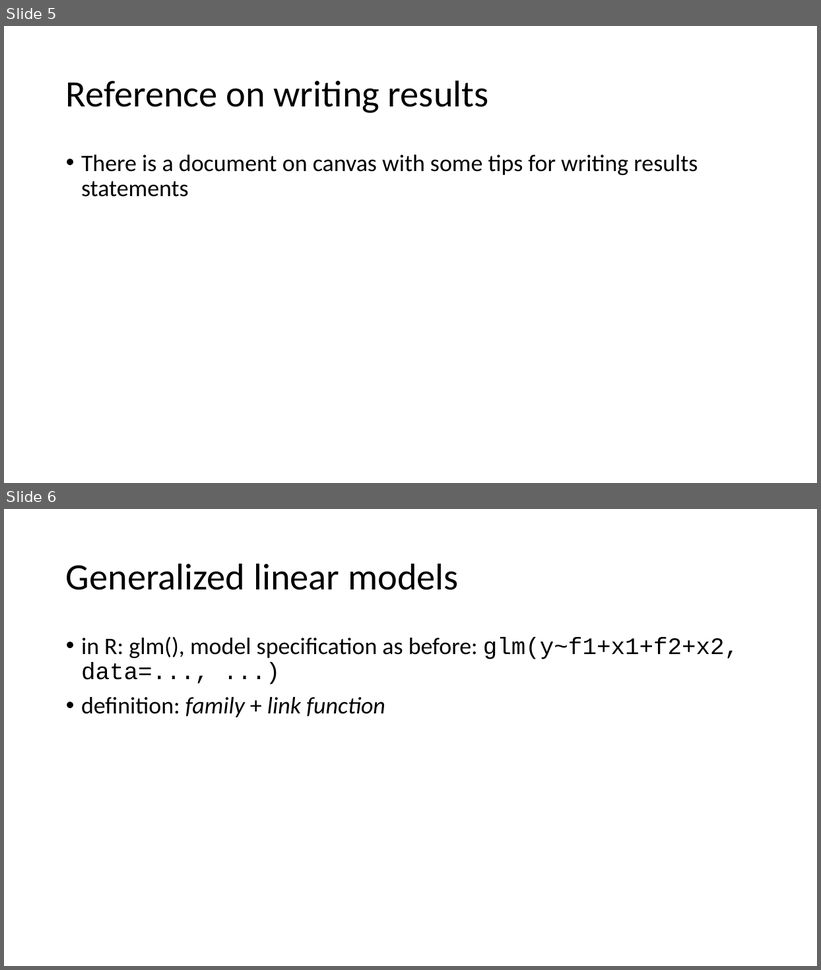
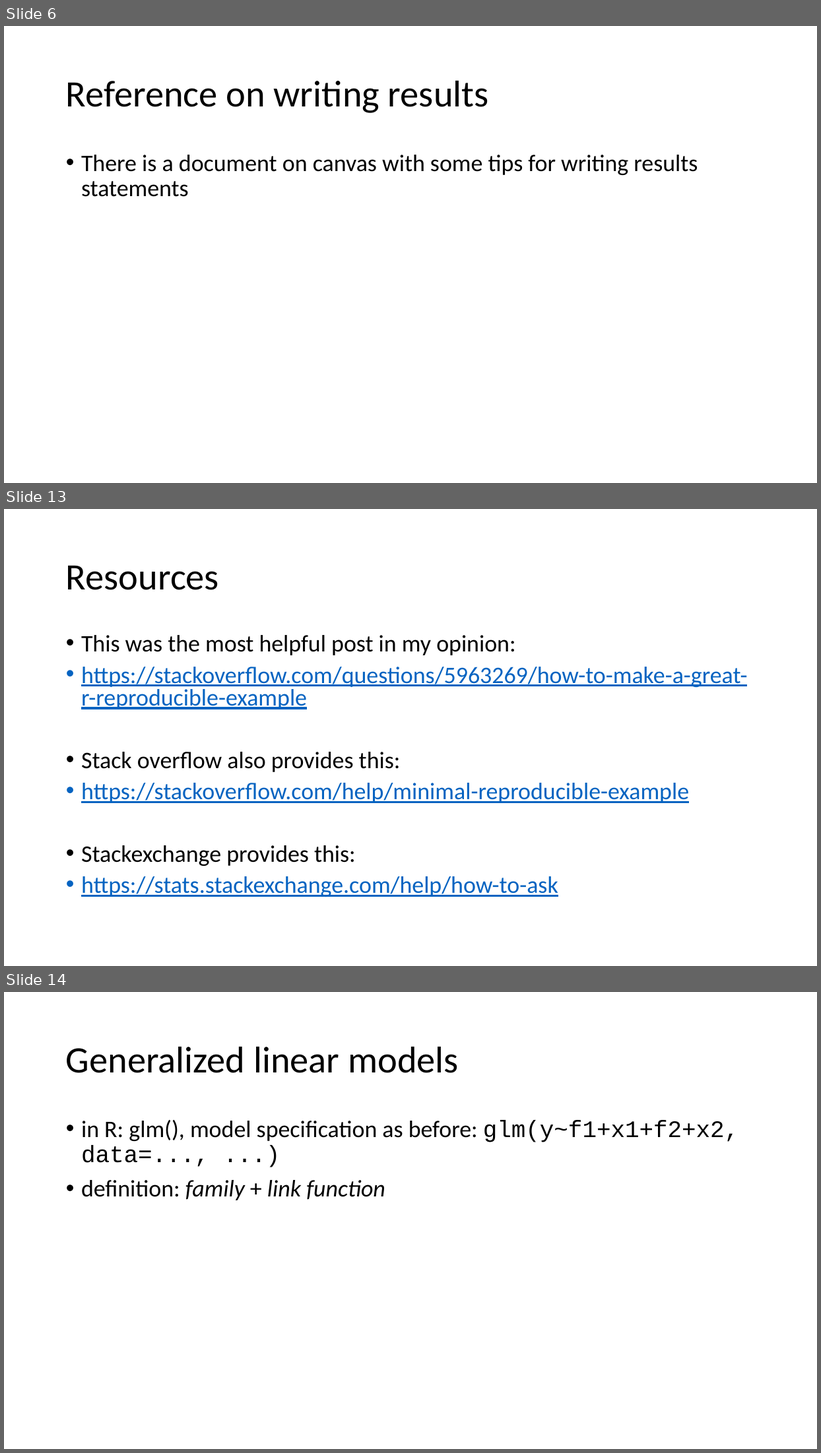
Before and after one commit to VTQuantMethodsEEB/klangwig, a slide deck: lectures/week_10_glms/le10_glms.pptx. Shown one above the other, each under a label of ours: slides 5 and 6 before the commit, slides 6, 13 and 14 after it; the slides between them are not shown. The pictures are 821x970 and 821x1453 pixels, drawn with LibreOffice and Linux fonts; fonts in the diff are those of the drawing. Boxes give left, top, right and bottom in pixels: in the first picture for what was removed or moved away, otherwise in the second. Text is boxed around its words. In the diff, an @@ line names an element or a change of style, - is before the commit and + after.

```diff
--- a/lectures/week_10_glms/le10_glms.pptx
+++ b/lectures/week_10_glms/le10_glms.pptx
@@ slide 13 added at (4,509,817,966), background #FFFFFF @@
@@ title added at (66,565,219,590), 44 pt, text #000000 @@
+Resources
@@ text added at (81,635,748,897), 28 pt, text #0563C1, underline @@
+• This was the most helpful post in my opinion:
+• https://stackoverflow.com/questions/5963269/how-to-make-a-great-r-reproducible-example
+• Stack overflow also provides this:
+• https://stackoverflow.com/help/minimal-reproducible-example
+• Stackexchange provides this:
+• https://stats.stackexchange.com/help/how-to-ask
@@ what was slide 5 is now slide 6 @@
@@ what was slide 6 is now slide 14 @@
```
Also in this commit, not shown: 6 slides changed, 7 other slides added, 1 other file.
